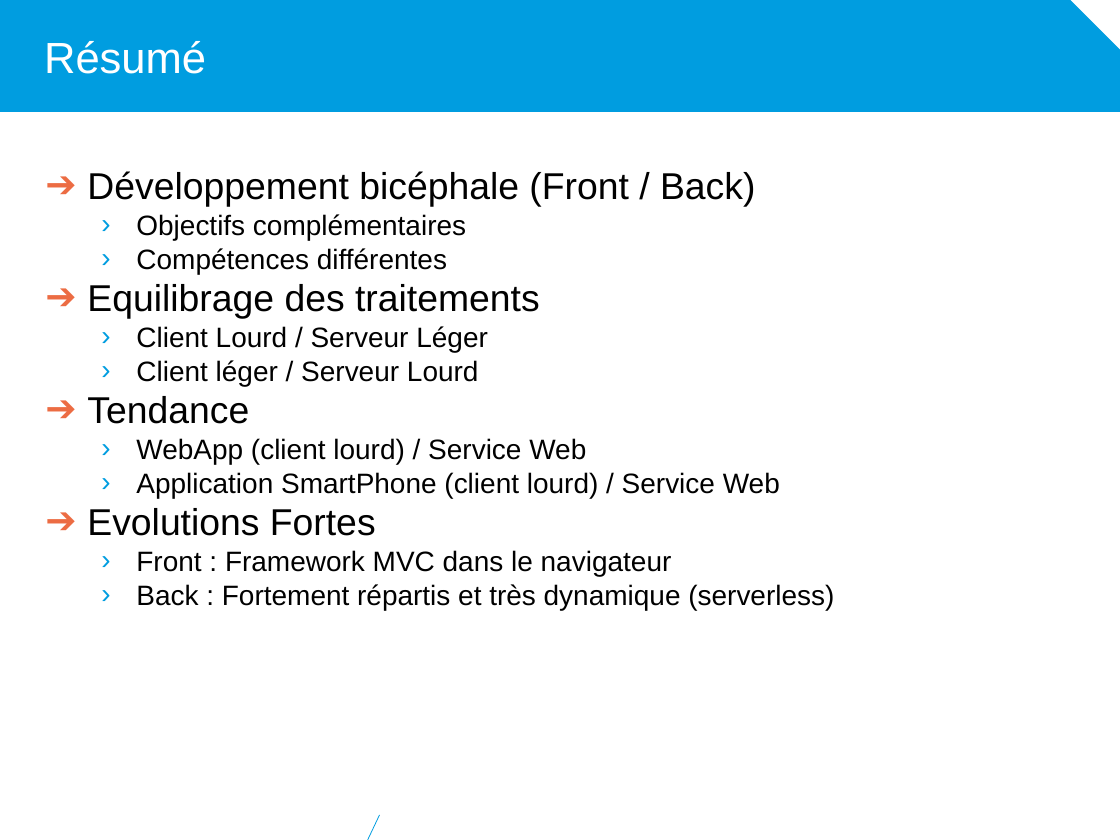
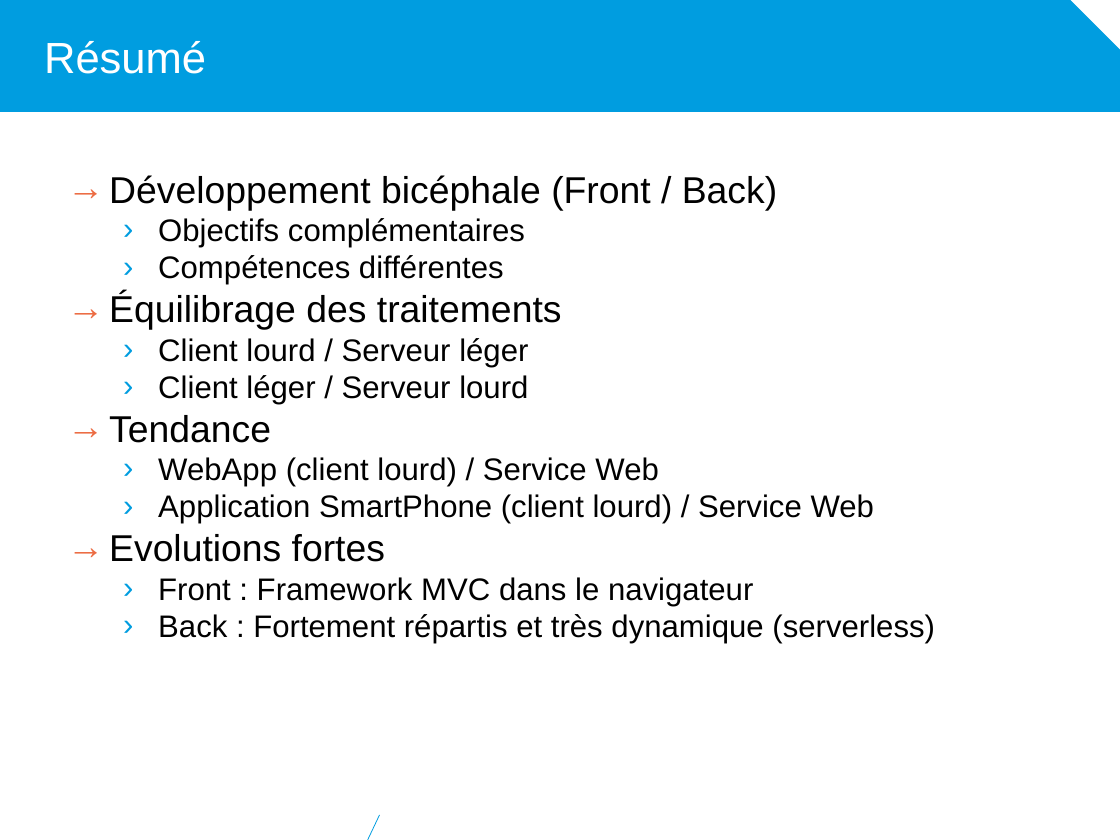
Before and after one commit to diu-uf-bordeaux/bloc1, a slide deck: slide 9 of web/5-Developpement/developpement.pptx. Drawn at 1120x840 pixels with LibreOffice and Linux fonts; fonts in the diff are those of the drawing; background and template pictures are left out. Boxes give left, top, right and bottom in pixels: in the first picture for what was removed or moved away, otherwise in the second. Text is boxed around its words. In the diff, an @@ line names an element or a change of style, - is before the commit and + after.

```diff
--- a/web/5-Developpement/developpement.pptx
+++ b/web/5-Developpement/developpement.pptx
@@ text "Développement bicéphale (Front / Back)": place and size @@
-text "Développement bicéphale (Front / Back)" at (87,171,834,610)
+text "Développement bicéphale (Front / Back)" at (109,175,935,643)
@@ text at (109,175,935,643): size 18 to 20 pt in "Objectifs complémentaires", "Compétences différentes", "WebApp (client lourd) / Service Web", "Application SmartPhone (client lourd) / Service Web" and 2 more places; bullet ➔ to → @@
@@ text at (109,293,562,404): text changed; size 18 to 20 pt @@
-➔ Equilibrage des traitements
-  › Client Lourd / Serveur Léger
-  › Client léger / Serveur Lourd
+→ Équilibrage des traitements
+  › Client lourd / Serveur léger
+  › Client léger / Serveur lourd
@@ text at (109,534,385,562): text changed @@
-➔ Evolutions Fortes
+→ Evolutions fortes
```
Also in this commit, not shown: 6 other slides changed.
